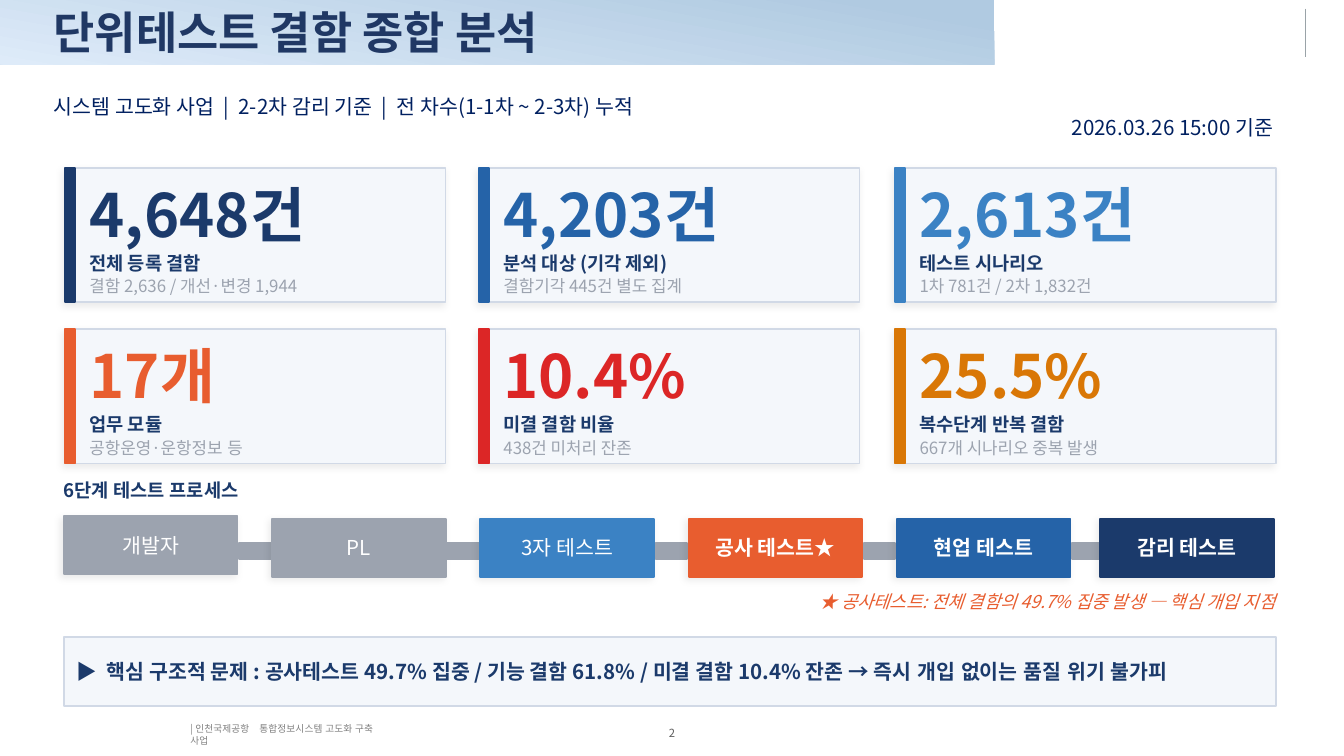
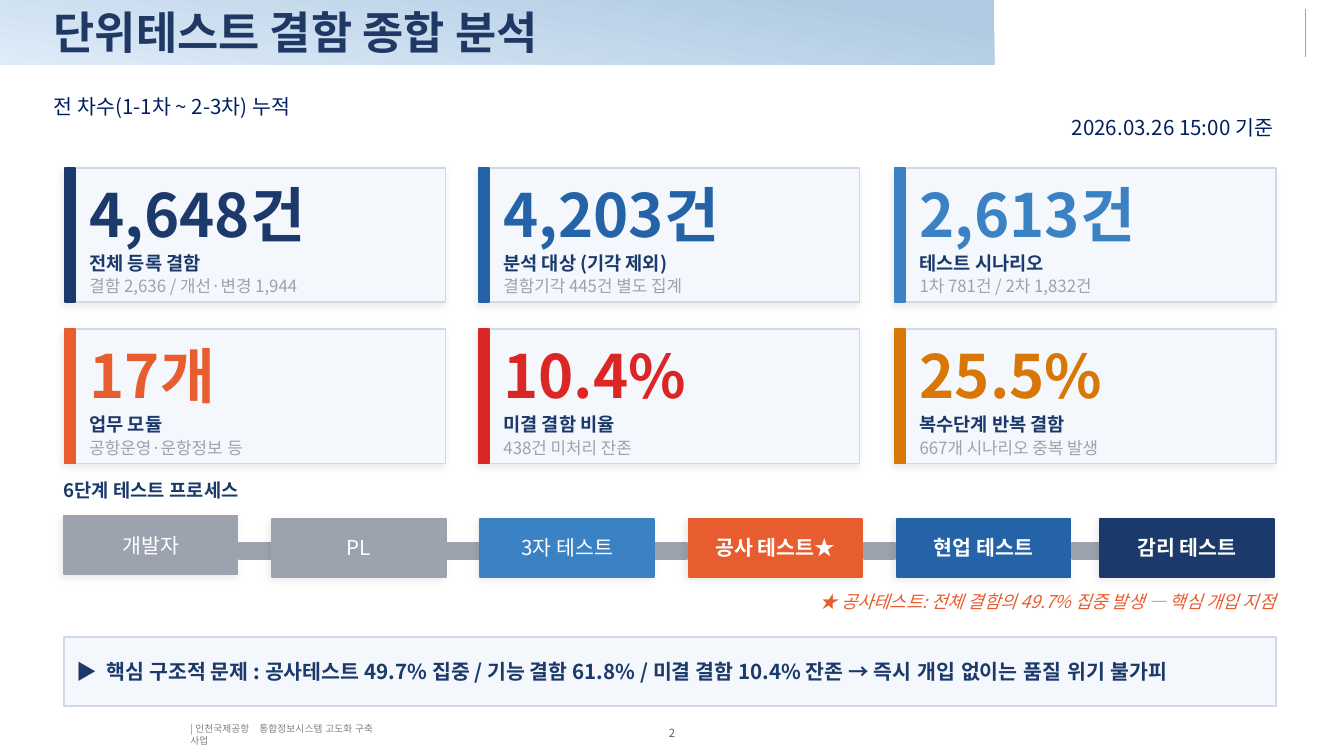
Before and after one commit to kechristal/iiac, a slide deck: slide 2 of 결함분석_종합보고서_최종.pptx. Drawn at 1344x756 pixels with LibreOffice and Linux fonts; fonts in the diff are those of the drawing; background and template pictures are left out. Boxes give left, top, right and bottom in pixels: in the first picture for what was removed or moved away, otherwise in the second. Text is boxed around its words. In the diff, an @@ line names an element or a change of style, - is before the commit and + after.

```diff
--- a/결함분석_종합보고서_최종.pptx
+++ b/결함분석_종합보고서_최종.pptx
@@ text at bbox=[54, 97, 290, 118]: text changed @@
-시스템 고도화 사업 | 2-2차 감리 기준 | 전 차수(1-1차 ~ 2-3차) 누적
+전 차수(1-1차 ~ 2-3차) 누적
```
Also in this commit, not shown: 2 other slides changed, 6 slides added, 1 other file.
